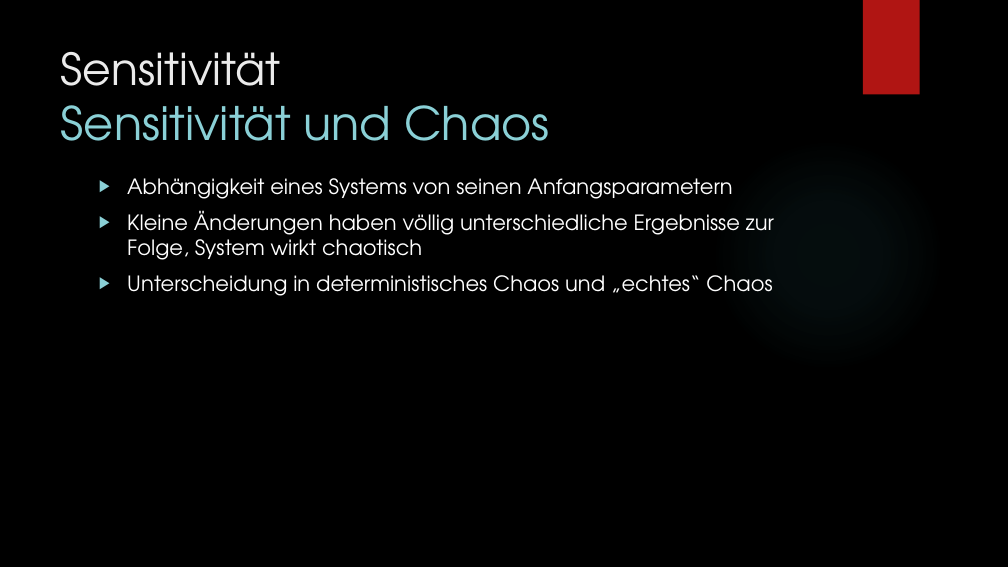
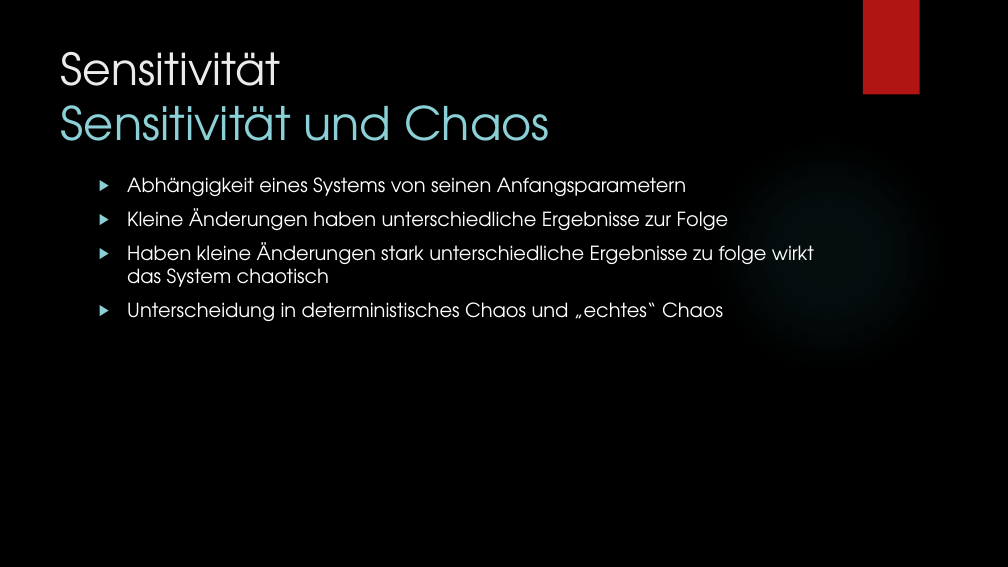
Before and after one commit to Der-Cedric/Sage_6, a slide deck: slide 7 of Feigenbaum&Sensitivität.pptx. Drawn at 1008x567 pixels with LibreOffice and Linux fonts; fonts in the diff are those of the drawing; background and template pictures are left out. Boxes give left, top, right and bottom in pixels: in the first picture for what was removed or moved away, otherwise in the second. Text is boxed around its words. In the diff, an @@ line names an element or a change of style, - is before the commit and + after.

```diff
--- a/Feigenbaum&Sensitivität.pptx
+++ b/Feigenbaum&Sensitivität.pptx
@@ text at (x1=127, y1=177, x2=723, y2=321): size 20 to 18.5 pt in "Abhängigkeit eines Systems von seinen Anfangsparametern", "Unterscheidung in deterministisches Chaos und „echtes“ Chaos" @@
@@ text at (x1=127, y1=208, x2=814, y2=287): text changed; size 20 to 18.5 pt @@
-▶ Kleine Änderungen haben völlig unterschiedliche Ergebnisse zur Folge, System wirkt chaotisch
+▶ Kleine Änderungen haben unterschiedliche Ergebnisse zur Folge
+▶ Haben kleine Änderungen stark unterschiedliche Ergebnisse zu folge wirkt das System chaotisch
```
Also in this commit, not shown: 3 other slides changed, 1 other file.
